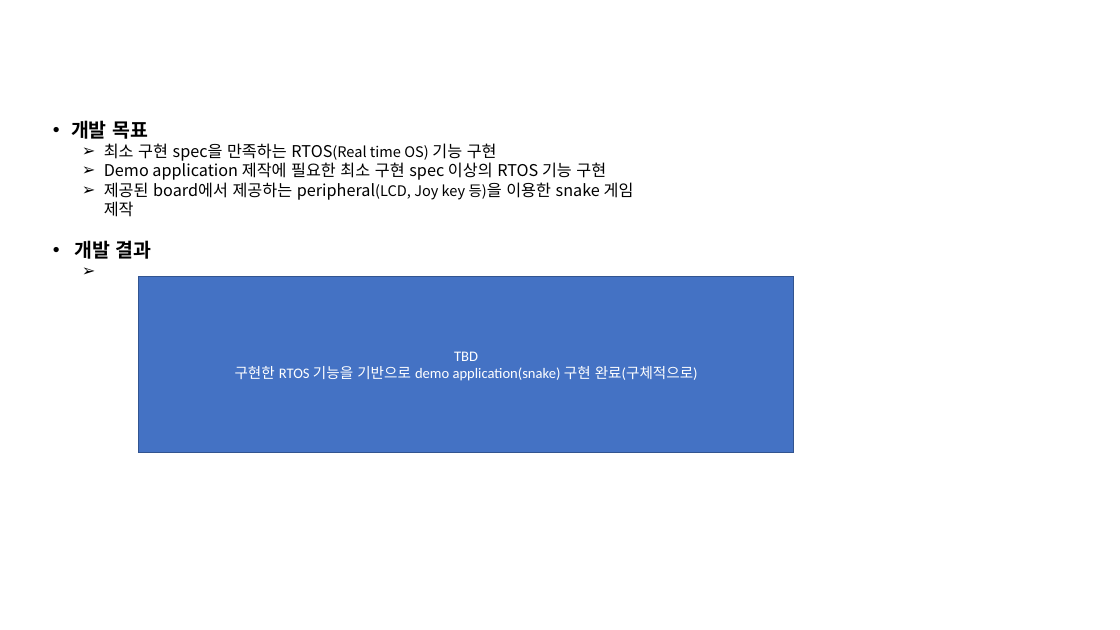
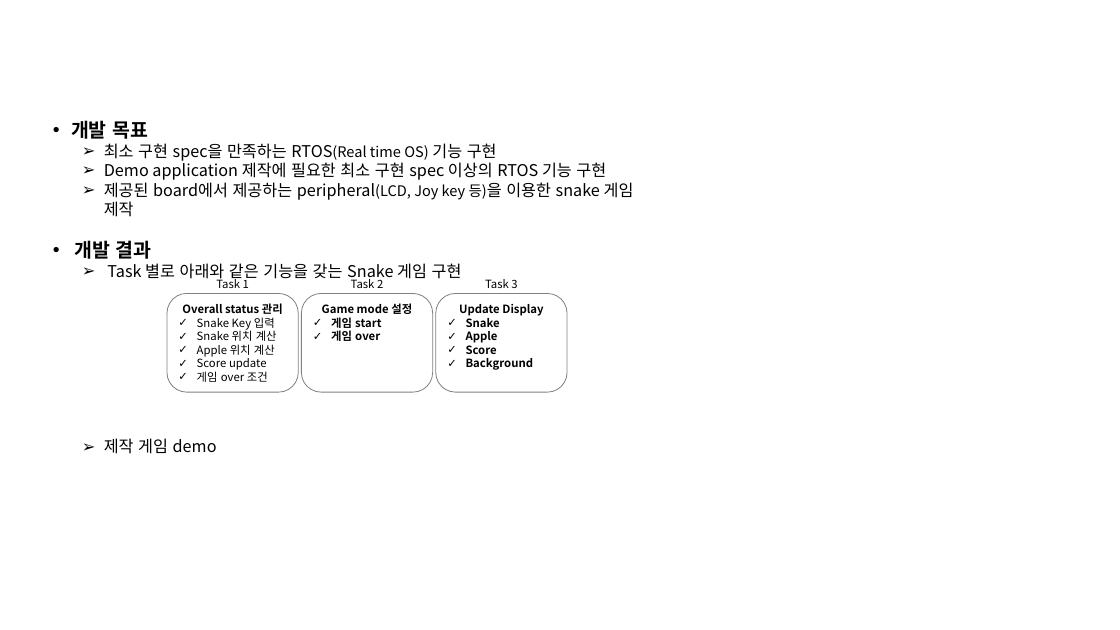
Before and after one commit to plat320/SWBootCamp7, a slide deck: slide 4 of 부트캠프_07기_01반_결과보고서(1팀).pptx. Drawn at 1120x630 pixels with LibreOffice and Linux fonts; fonts in the diff are those of the drawing; background and template pictures are left out. Boxes give left, top, right and bottom in pixels: in the first picture for what was removed or moved away, otherwise in the second. Text is boxed around its words. In the diff, an @@ line names an element or a change of style, - is before the commit and + after.

```diff
--- a/부트캠프_07기_01반_결과보고서(1팀).pptx
+++ b/부트캠프_07기_01반_결과보고서(1팀).pptx
@@ text at (x1=104, y1=263, x2=462, y2=454): paragraphs added @@
+  ➢ Task 별로 아래와 같은 기능을 갖는 Snake 게임 구현
+  ➢ 제작 게임 demo
@@ rectangle removed at (x1=139, y1=276, x2=794, y2=453) @@
-TBD
-구현한 RTOS 기능을 기반으로 demo application(snake) 구현 완료(구체적으로)
@@ group added at (x1=167, y1=276, x2=567, y2=392): 3 rounded rectangles, 3 texts @@
+Update Display
+✓ Snake
+✓ Apple
+✓ Score
+✓ Background
+Task 3
+Overall status 관리
+✓ Snake Key 입력
+✓ Snake 위치 계산
+✓ Apple 위치 계산
+✓ Score update
+✓ 게임 over 조건
+Task 1
+Game mode 설정
+✓ 게임 start
+✓ 게임 over
+Task 2
```
Also in this commit, not shown: 2 other slides changed.
